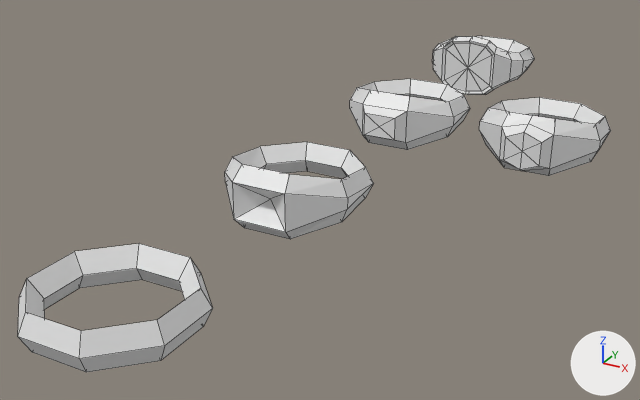
The Blender file resources/meshes/items/rings01.blend, before and after one commit.
Camera for both pictures: a 50 mm camera at (0.0752, -0.0803, 0.0644) aimed at (-0.0018, 0.0597, -0.0056). Arrows for +X, +Y and +Z are at lower right; the lights stay in place. Mesh edges are drawn as thin lines.

Objects in the first picture: 'ring01', 'ring02', 'ring03', 'ring04', 'ring09'.
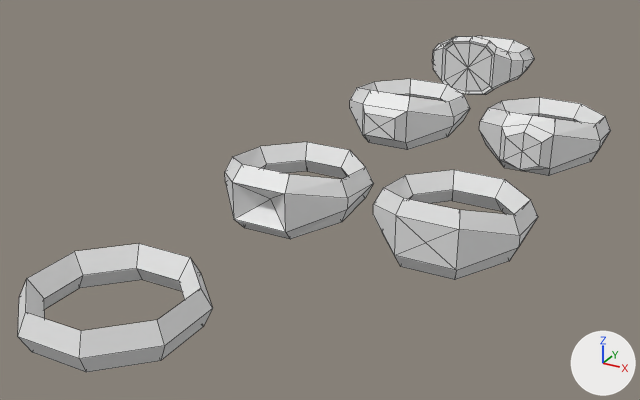
Commit message: Updated rings

Pixel boxes [x1, y1, x2, y2] of what changed, in the pictures (640 x 400 px):
'ringSignet01', added: after [373, 170, 538, 280]

The edits, one by one:
Mesh me_ring05 is new.
It has 37 vertices, 40 faces and spans x -0.0126..0.0126, y -0.0141..0.011, z -0.0271..-0.0151.
Object 'ringSignet01' (ob_ringsignet01) is new; it shows me_ring05.
Its location is (0.03, 0.05, 0.0241).
